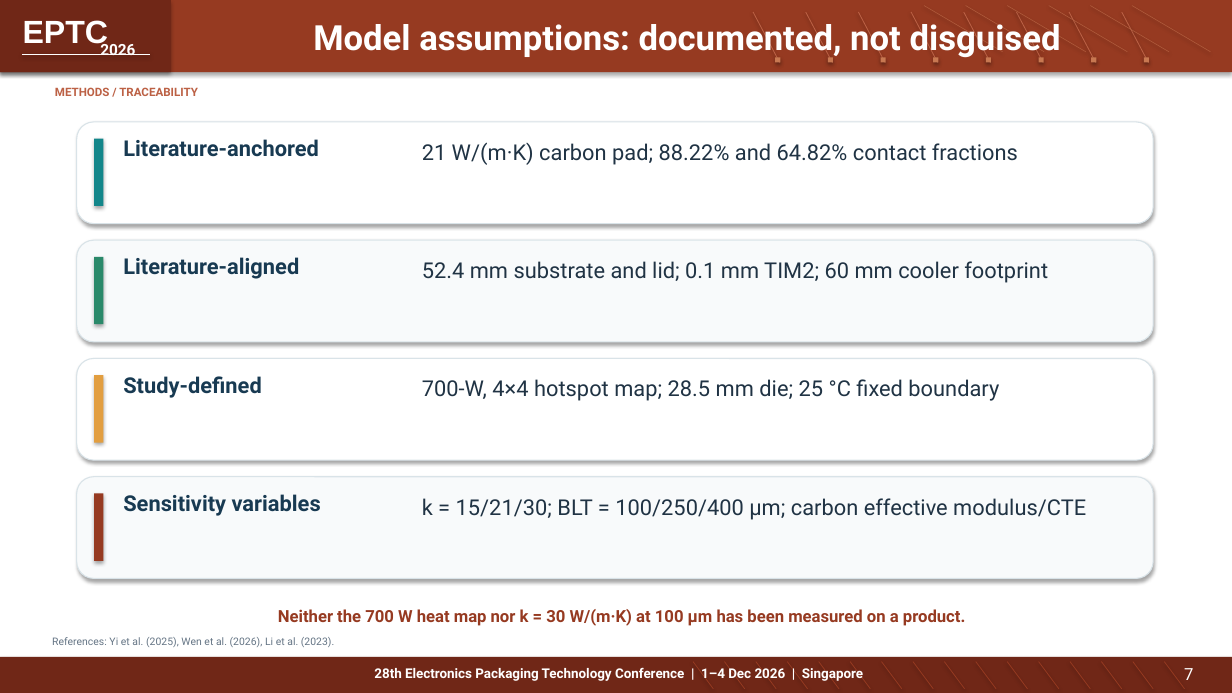
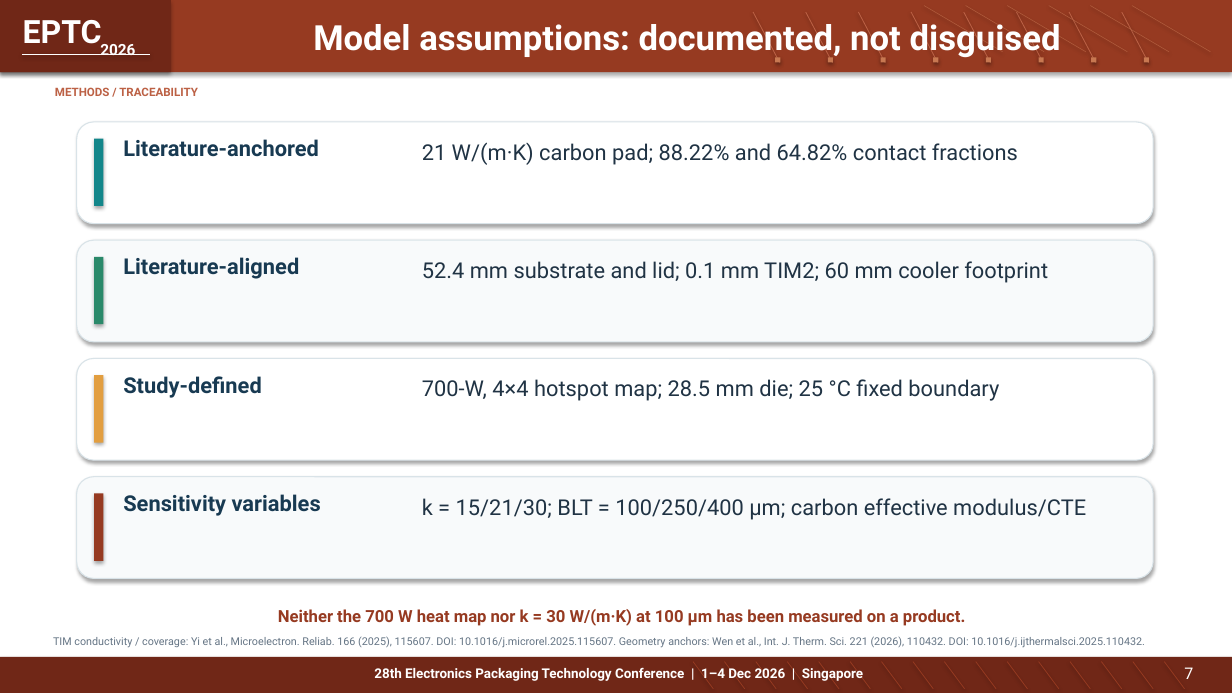
Before and after one commit to Makise-okabe/EPTC, a slide deck: slide 7 of presentations/EPTC_2026_Student_Innovation_Challenge_Presentation.pptx. Drawn at 1232x693 pixels with LibreOffice and Linux fonts; fonts in the diff are those of the drawing. Boxes give left, top, right and bottom in pixels: in the first picture for what was removed or moved away, otherwise in the second. Text is boxed around its words. In the diff, an @@ line names an element or a change of style, - is before the commit and + after.

```diff
--- a/presentations/EPTC_2026_Student_Innovation_Challenge_Presentation.pptx
+++ b/presentations/EPTC_2026_Student_Innovation_Challenge_Presentation.pptx
@@ text "EPTC" at (23, 20, 102, 48): font Arial to Roboto @@
@@ text at (53, 636, 1145, 647): text changed; size 8.1 to 8.4 pt @@
-References: Yi et al. (2025), Wen et al. (2026), Li et al. (2023).
+TIM conductivity / coverage: Yi et al., Microelectron. Reliab. 166 (2025), 115607. DOI: 10.1016/j.microrel.2025.115607. Geometry anchors: Wen et al., Int. J. Therm. Sci. 221 (2026), 110432. DOI: 10.1016/j.ijthermalsci.2025.110432.
@@ text "7" at (1184, 667, 1193, 679): size 13 to 12.5 pt @@
```
Also in this commit, not shown: 29 other slides changed, 5 slides added.
